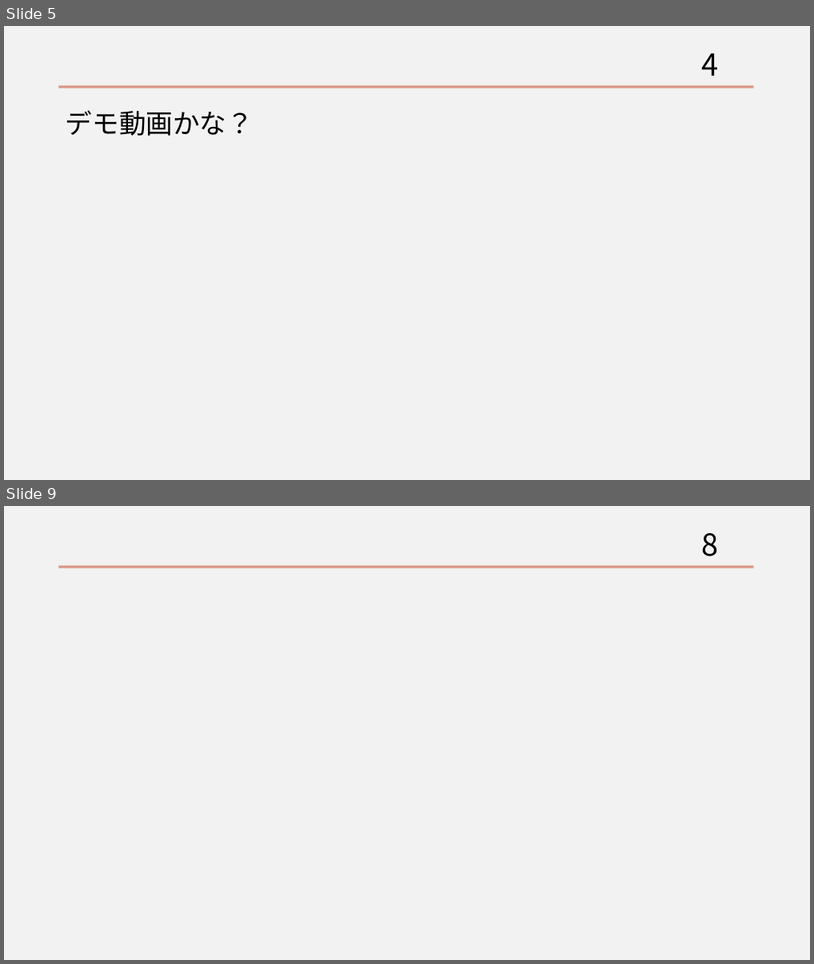
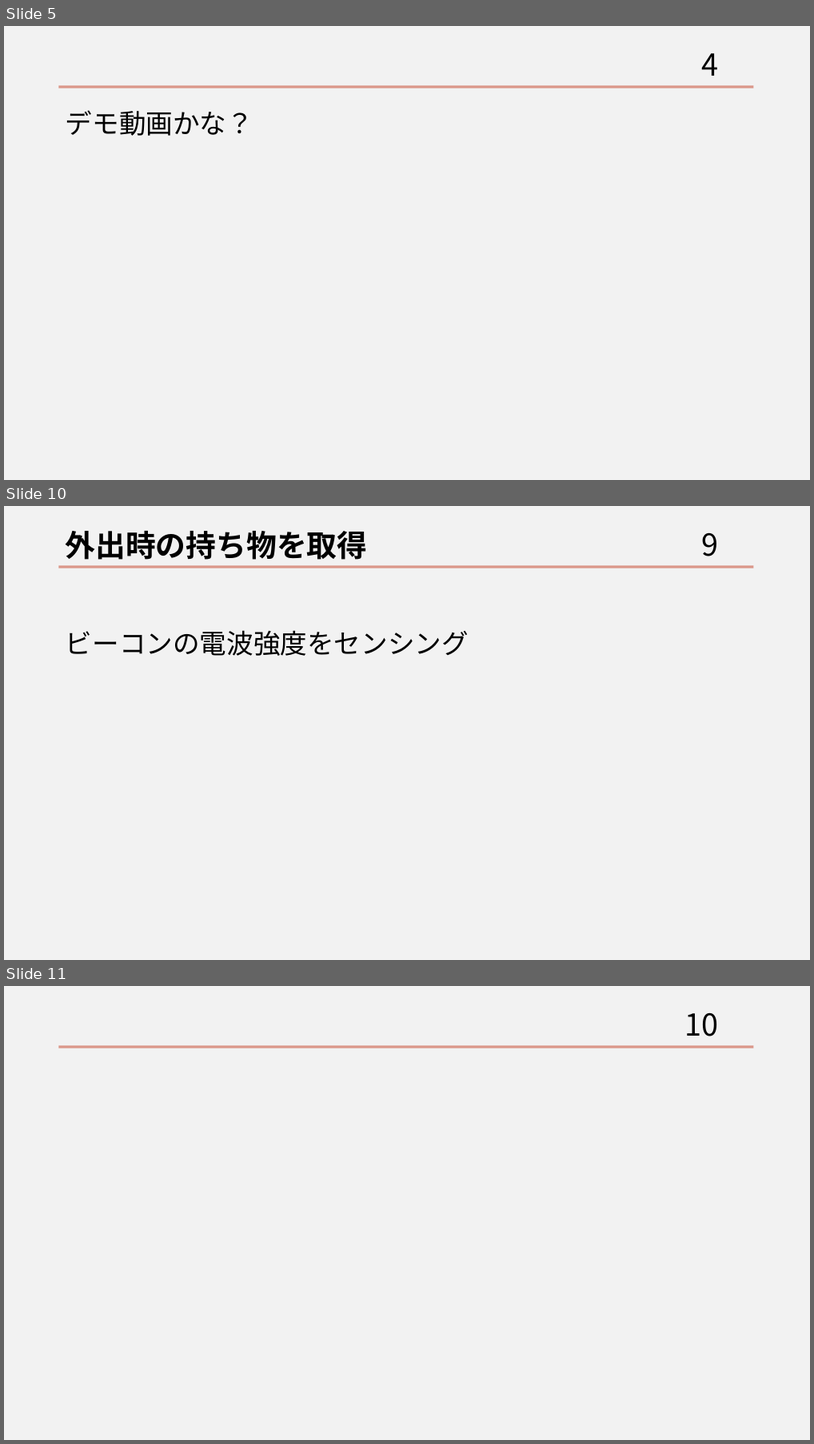
Before and after one commit to tarte-351123/Mr.misplaced, a slide deck: 発表資料.pptx. Shown one above the other, each under a label of ours: slides 5 and 9 before the commit, slides 5, 10 and 11 after it; the slides between them are not shown. The pictures are 814x964 and 814x1444 pixels, drawn with LibreOffice and Linux fonts; fonts in the diff are those of the drawing. Boxes give left, top, right and bottom in pixels: in the first picture for what was removed or moved away, otherwise in the second. Text is boxed around its words. In the diff, an @@ line names an element or a change of style, - is before the commit and + after.

```diff
--- a/発表資料.pptx
+++ b/発表資料.pptx
@@ slide 10 added at (4,506,810,960), background #F2F2F2; not listed: 1 template element that a slide beside it also shows @@
@@ title added at (66,531,368,560), 36 pt, text #000000, bold @@
+外出時の持ち物を取得
@@ page number added at (702,533,718,556), 36 pt, text #000000 @@
+9
@@ text added at (66,630,469,656), 32 pt, text #000000 @@
+ビーコンの電波強度をセンシング
@@ what was slide 9 is now slide 11 @@
@@ page number at (685,1013,718,1036): text changed @@
-8
+10
```
Also in this commit, not shown: 2 slides changed, 1 other slide added, 1 other file.
